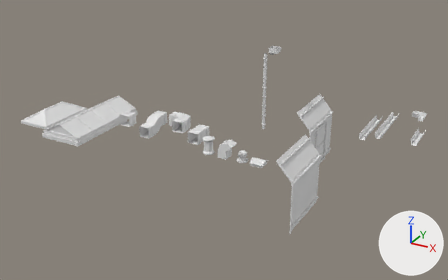
The FBX model Assets/Art/FBX/Environment/Rooftops/Props/RoofPack.fbx: old version first, new version second.
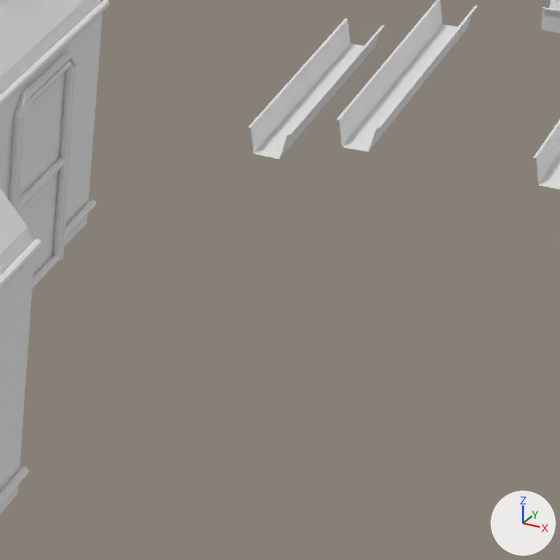
Old and new are each drawn whole from a 50 mm camera at (30.4, -82.6, 44.3) aimed at (-13.7, -2.4, 4.2) and again close up on the part from 70% to 93% of the width and 40% to 76% of the height. Arrows for +X, +Y and +Z are at lower right; the lights stay in place. Where no turn or scale is listed for an object, it has been applied to the vertices.

Objects in the first close-up: 'Cylinder.002', 'Cylinder.003', 'Cylinder.005', 'GutterEnd', 'GutterFull', 'GutterHalf'.
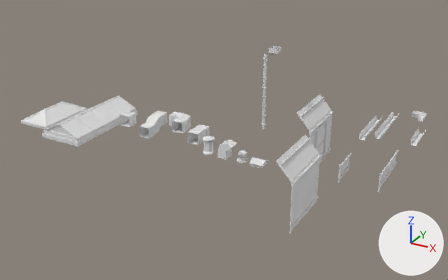
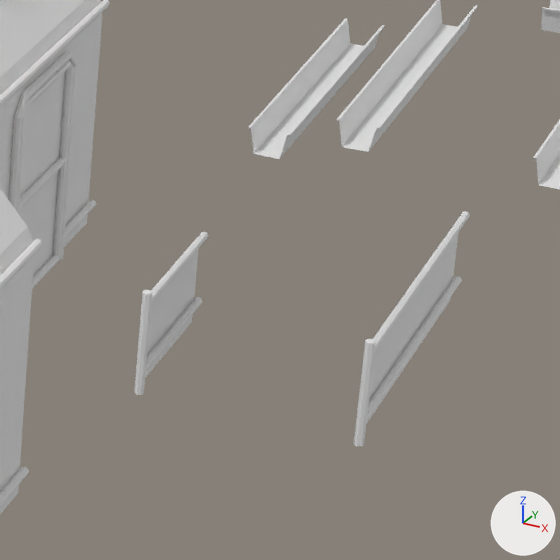
Where the newer file only moved an object's origin or applied its transform, the numbers keep the older frame.

What differs and where, as boxes (x1, y1, x2, y2) in the close-ups (560 x 560 px):
'FenceLow', added
    after: (354, 211, 470, 446)
'FenceLowHalf', added
    after: (134, 231, 208, 395)

The change in detail:
Mesh me_cylinder_001 is new.
It has 69 vertices, 49 faces and spans x -0.14..0.14, y 0.0..5.14, z 0.0..3.14.
It uses material mat_material (its picture is missing).
Mesh me_cylinder_007 is new.
It has 69 vertices, 49 faces and spans x -0.14..0.14, y 0.0..10.14, z 0.0..3.14.
It uses material mat_material (its picture is missing).
Object 'FenceLowHalf' (ob_fencelowhalf) is new; it shows me_cylinder_001.
Its location is (5.03, 0.0, 0.0).
Object 'FenceLow' (ob_fencelow) is new; it shows me_cylinder_007.
Its location is (11.22, 0.0, 0.0).
